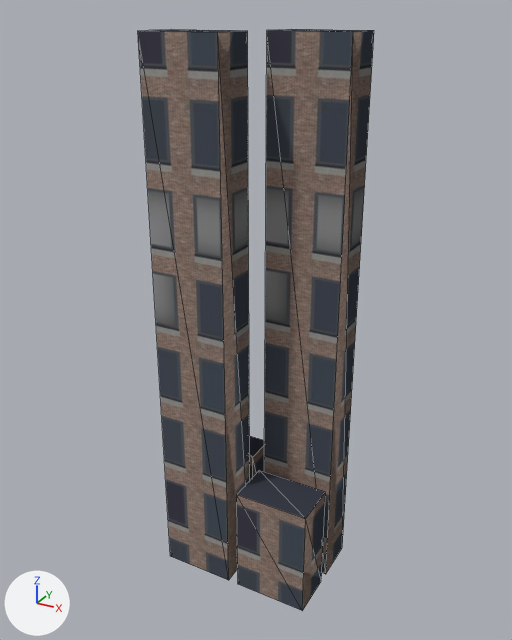
One commit to the glTF model assets/models/city_block_12345_6_14.glb: the scene before it, then after it.
Camera for both pictures: a 50 mm lens placed at (7.77, -14.18, 14.43), pointed at (-0.08, 0.1, 7.29). The axes (+X, +Y, +Z) are drawn at lower left. The lights are the same throughout. The picture after the commit comes second. Mesh edges are drawn as thin lines. Vertices at exactly the same position are counted once.

The first picture shows 'block_14'.
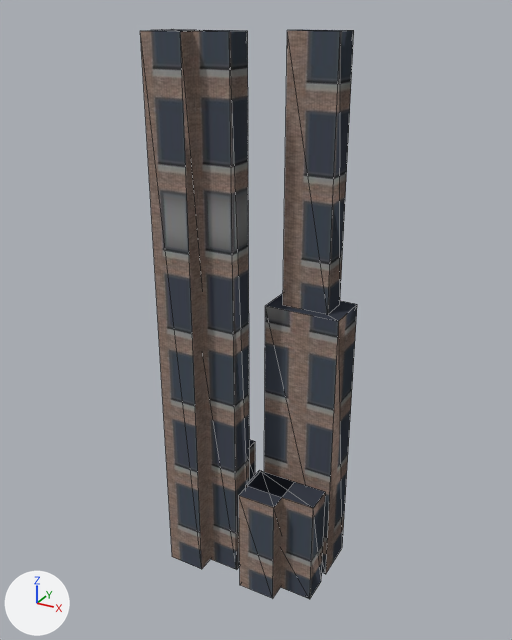
What differs and where, as boxes (x1, y1, x2, y2) in the pictures (512 x 640 px; the box of a moved part takes in the faces that stretch with it):
'block_14', reshaped (8% narrower)
    before: (138, 29, 374, 611)
    after: (140, 29, 357, 599)
part 1 of me_block_14, added (mostly hidden)
    after: (249, 439, 255, 480)
part 2 of me_block_14, added
    after: (140, 29, 210, 569)
part 3 of me_block_14, added
    after: (283, 30, 354, 315)
part 4 of me_block_14, added
    after: (239, 471, 294, 598)
part 5 of me_block_14, moved or reshaped
    before: (138, 29, 374, 611)
    after: (165, 29, 357, 599)

Edits to the bpy script that builds the scene:
```text
Change me_block_14:
    used by ob_block_14; location = (0.0, 0.0, 0.0)
    remove me_block_14.from_pydata(...)  # 32 vertices, 48 faces; spans x -2.1..2.1, y -1.35..1.35, z 0.0..14.0
    add me_block_14.from_pydata(...)  # 64 vertices, 96 faces; spans x -2.1..2.1, y -1.35..1.35, z 0.0..14.0
    me_block_14 part 1: a new loose piece, a box spanning x -1.64..-0.61, y 0.47..1.03, z 1.65..3.0, in mat_tier1 (picture img_image_0)
    me_block_14 part 2: a new loose piece, a box spanning x -2.04..-1.03, y -1.35..-0.15, z 0.0..14.0, in mat_tier1_001 (picture img_image_0)
    me_block_14 part 3: a new loose piece, a box spanning x 0.52..1.73, y 0.38..1.12, z 7.7..14.0, in mat_tier1_002 (picture img_image_0)
    me_block_14 part 4: a new loose piece, a box spanning x 0.21..1.22, y -1.35..-0.15, z 0.0..3.0, in mat_tier1_003 (picture img_image_0)
    me_block_14 part 5
    4 vertices are removed from x 0.15..2.1, y 0.15..1.35, z 14.0
    10 faces are deleted
    8 vertices in x -2.1..2.1, y -1.35, z 0.0..14.0 move by (0.0, 0.46, 0.0)
    4 vertices in x -1.95..-0.3, y 0.3..1.2, z 3.0 move by (0.0, 0.0, -1.35)
    4 vertices are added at (0.15, 1.35, 7.7), (0.15, 0.15, 7.7), (2.1, 0.15, 7.7), (2.1, 1.35, 7.7)
    10 new faces join them, mat_tier1_002 (picture img_image_0)
```
